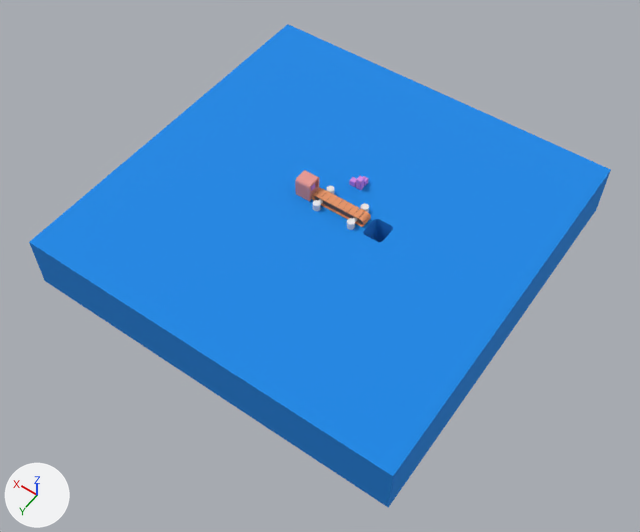
Before and after pictures for a commit that changed the glTF model frontend/public/models/props/animated_conveyer_belt.glb.
The view is the same before and after, from a 50 mm camera at (-37.8, 57.0, 76.9) aimed at (-0.1, 4.3, -5.9). The axes (+X, +Y, +Z) are drawn at lower left. The lights are the same throughout. The picture after the commit comes second. Where no turn or scale is listed for an object, it has been applied to the vertices.

Names of what the first picture shows: 'Cube.006_Material.007_0', 'Cube.009_Material.007_0', 'Plane.001_Material.003_0', 'Plane.002_Material.009_0' and 6 more.
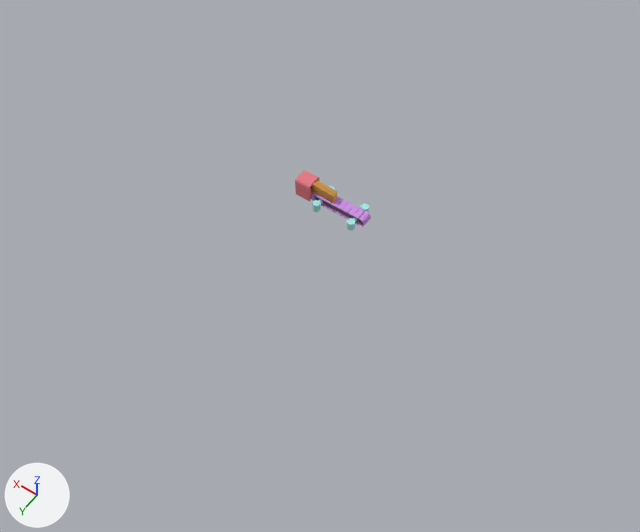
The change, as a list of edits to the scene's bpy script:
```text
Change mat_material_003:
    mat_material_003.base_color: (0.8, 0.307, 0.142) -> (0.627, 0.288, 0.8)  # orange #e79669 -> purple #cf92e7
Remove ob_plane_002_material_009_0:
    ob_plane_002_material_009_0 = bpy.data.objects.new('Plane.002_Material.009_0', me_plane_002_material_009_0)
    ob_plane_002_material_009_0.location = (1.5, 0.0, -0.1)
Remove ob_cube_006_material_007_0:
    ob_cube_006_material_007_0 = bpy.data.objects.new('Cube.006_Material.007_0', me_cube_006_material_007_0)
    ob_cube_006_material_007_0.location = (1.1, -4.3, 0.0)
Remove ob_cube_009_material_007_0:
    ob_cube_009_material_007_0 = bpy.data.objects.new('Cube.009_Material.007_0', me_cube_009_material_007_0)
    ob_cube_009_material_007_0.location = (0.2, -4.3, 0.7)
Add ob_gold_bar:
    ob_gold_bar = bpy.data.objects.new('Gold_Bar', me_cube_002_material_007_0)
    ob_gold_bar.location = (2.4, 0.0, 1.4)
```

Location of each change, (x1, y1, x2, y2) in pixels of the pictures (640 x 532 px):
'Plane.002_Material.009_0', deleted (blue): before (29, 24, 611, 507)
'Plane.001_Material.003_0', recoloured (orange to purple): (311, 193, 371, 227) in both
'Gold_Bar', added: after (311, 180, 337, 203)
'Cube.009_Material.007_0', deleted: before (356, 176, 365, 186)
'Cube.006_Material.007_0', deleted: before (349, 177, 356, 187)
